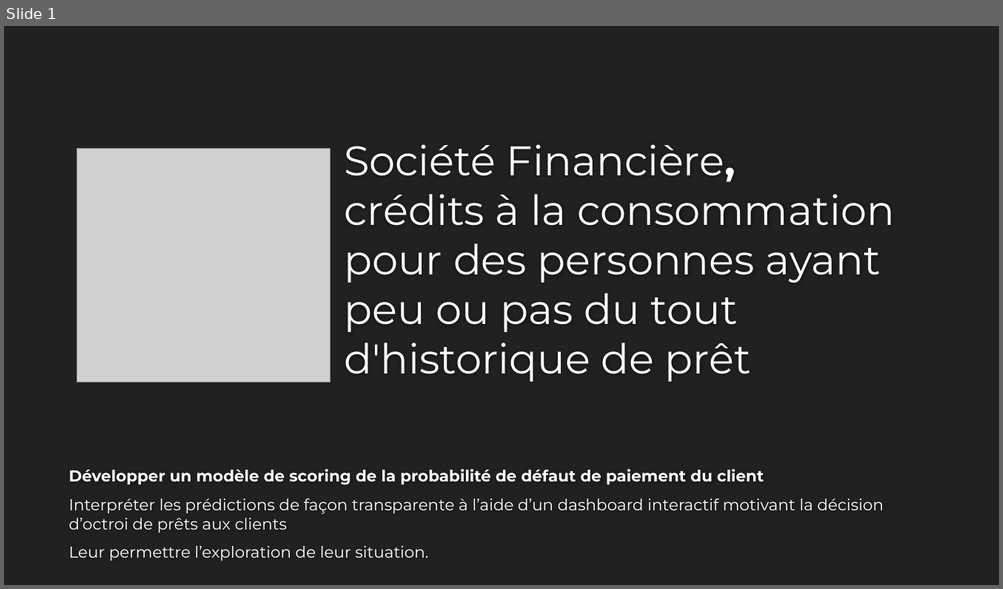
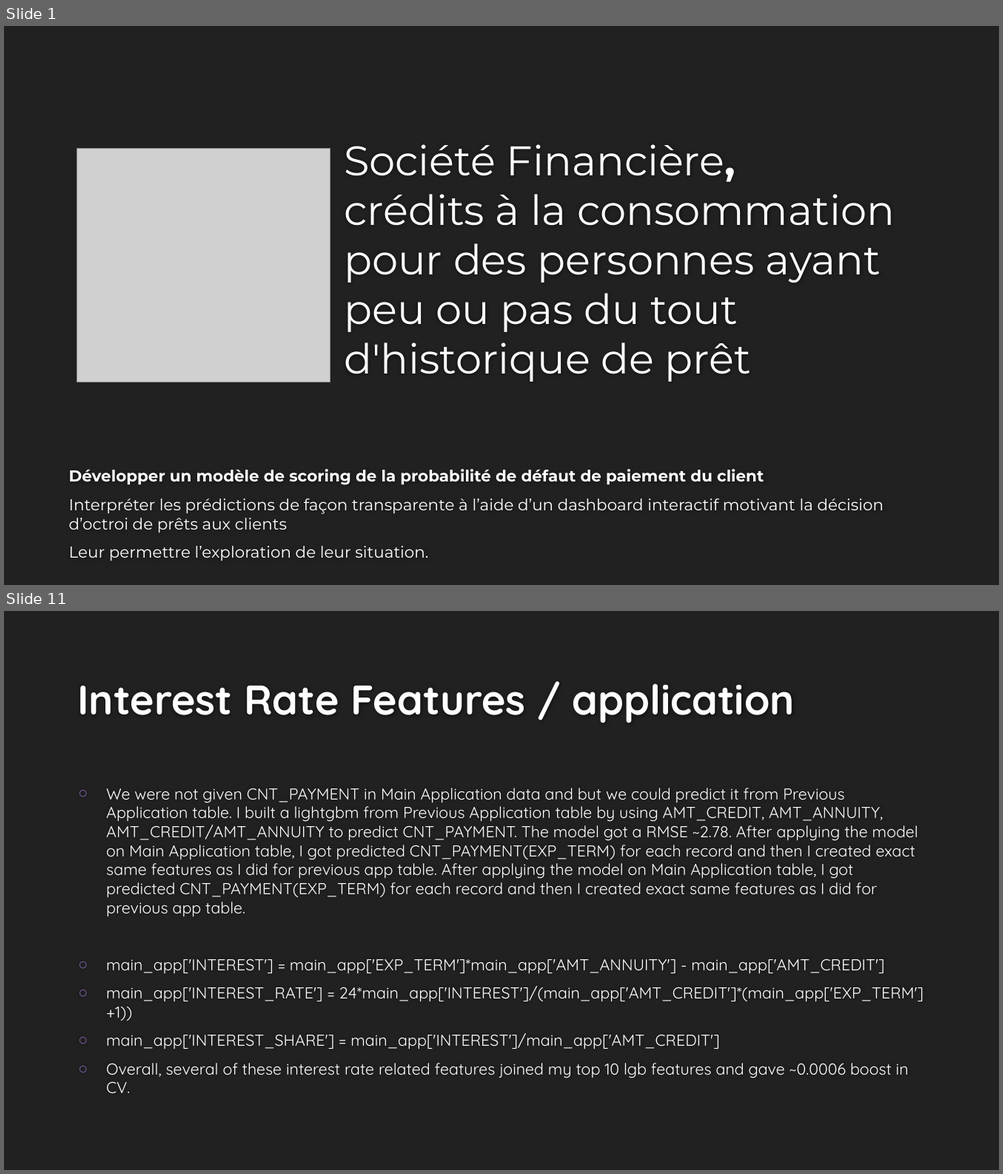
Before and after one commit to EtienneLardeur/P7_Scoring, a slide deck: P7_Support.pptx. Shown one above the other, each under a label of ours: slide 1 before the commit, slides 1 and 11 after it; the slides between them are not shown. The pictures are 1003x589 and 1003x1174 pixels, drawn with LibreOffice and Linux fonts; fonts in the diff are those of the drawing; grey boxes stand for pictures; background and template pictures are left out. Boxes give left, top, right and bottom in pixels: in the first picture for what was removed or moved away, otherwise in the second. Text is boxed around its words. In the diff, an @@ line names an element or a change of style, - is before the commit and + after.

```diff
--- a/P7_Support.pptx
+++ b/P7_Support.pptx
@@ slide 11 added at [4, 611, 999, 1170], background #212121 @@
@@ title added at [77, 684, 794, 723], 40 pt, text #FEFEFE, bold @@
+Interest Rate Features / application
@@ text added at [106, 788, 924, 1093], 15.3 pt, text #FFFFFF @@
+○ We were not given CNT_PAYMENT in Main Application data and but we could predict it from Previous Application table. I built a lightgbm from Previous Application table by using AMT_CREDIT, AMT_ANNUITY, AMT_CREDIT/AMT_ANNUITY to predict CNT_PAYMENT. The model got a RMSE ~2.78. After applying the model on Main Application table, I got predicted CNT_PAYMENT(EXP_TERM) for each record and then I created exact same features as I did for previous app table. After applying the model on Main Application table, I got predicted CNT_PAYMENT(EXP_TERM) for each record and then I created exact same features as I did for previous app table.
+○ main_app['INTEREST'] = main_app['EXP_TERM']*main_app['AMT_ANNUITY'] - main_app['AMT_CREDIT']
+○ main_app['INTEREST_RATE'] = 24*main_app['INTEREST']/(main_app['AMT_CREDIT']*(main_app['EXP_TERM']+1))
+○ main_app['INTEREST_SHARE'] = main_app['INTEREST']/main_app['AMT_CREDIT']
+○ Overall, several of these interest rate related features joined my top 10 lgb features and gave ~0.0006 boost in CV.
```
Also in this commit, not shown: 11 other slides added, 1 slide removed.
